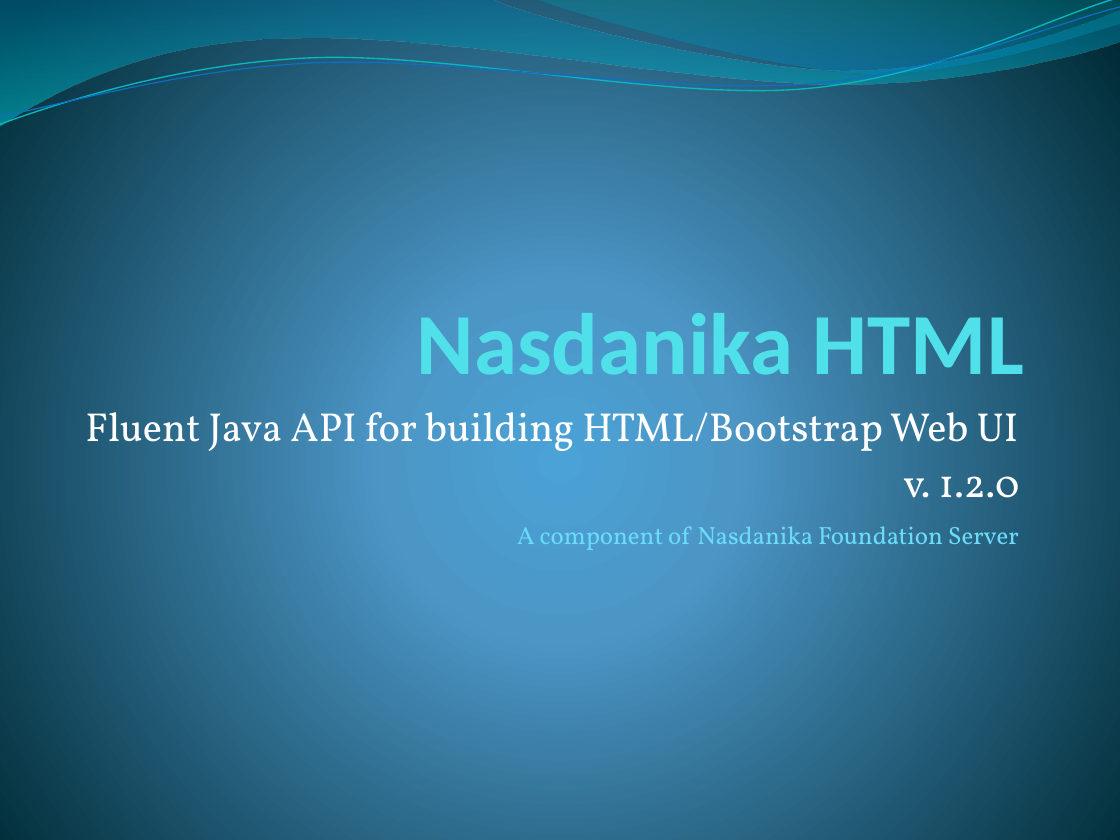
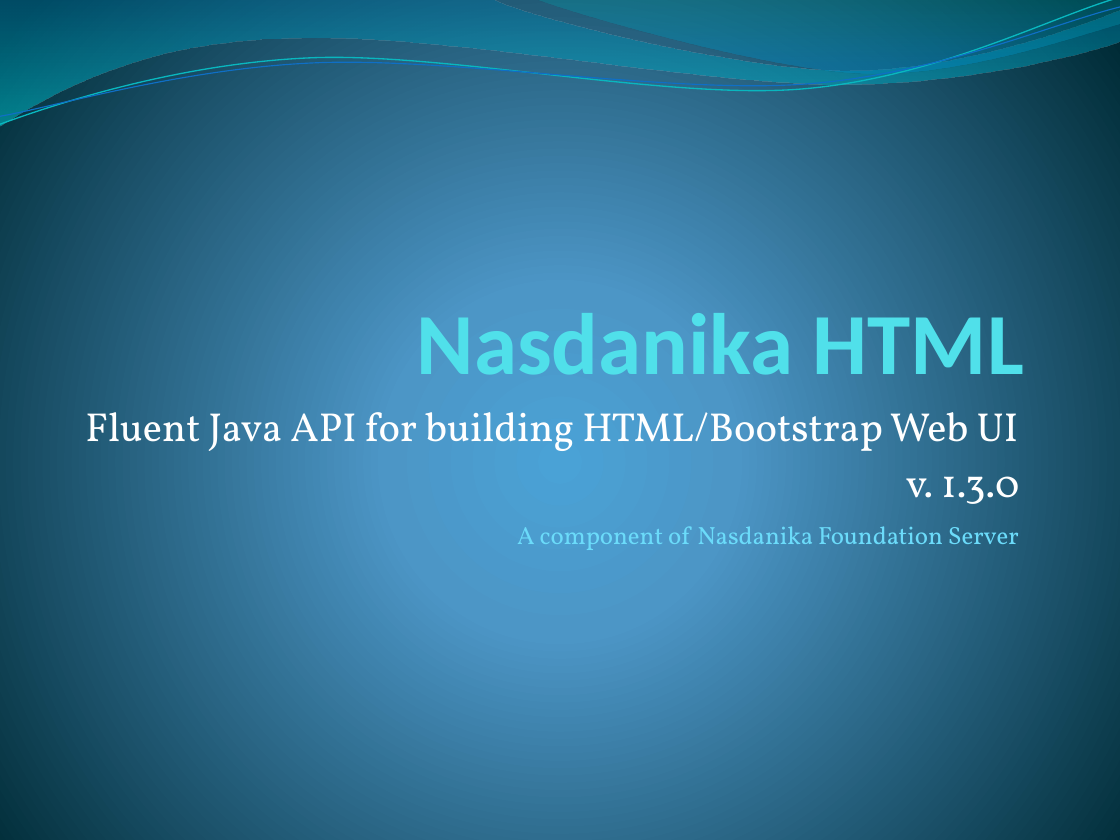
Before and after one commit to Nasdanika/server, a slide deck: slide 1 of Nasdanika HTML.pptx. Drawn at 1120x840 pixels with LibreOffice and Linux fonts; fonts in the diff are those of the drawing. Boxes give left, top, right and bottom in pixels: in the first picture for what was removed or moved away, otherwise in the second. Text is boxed around its words. In the diff, an @@ line names an element or a change of style, - is before the commit and + after.

```diff
--- a/Nasdanika HTML.pptx
+++ b/Nasdanika HTML.pptx
@@ subtitle at [906,476,1019,504]: text changed @@
-v. 1.2.0
+v. 1.3.0
```
Also in this commit, not shown: 1 other slide changed, 18 other files.
